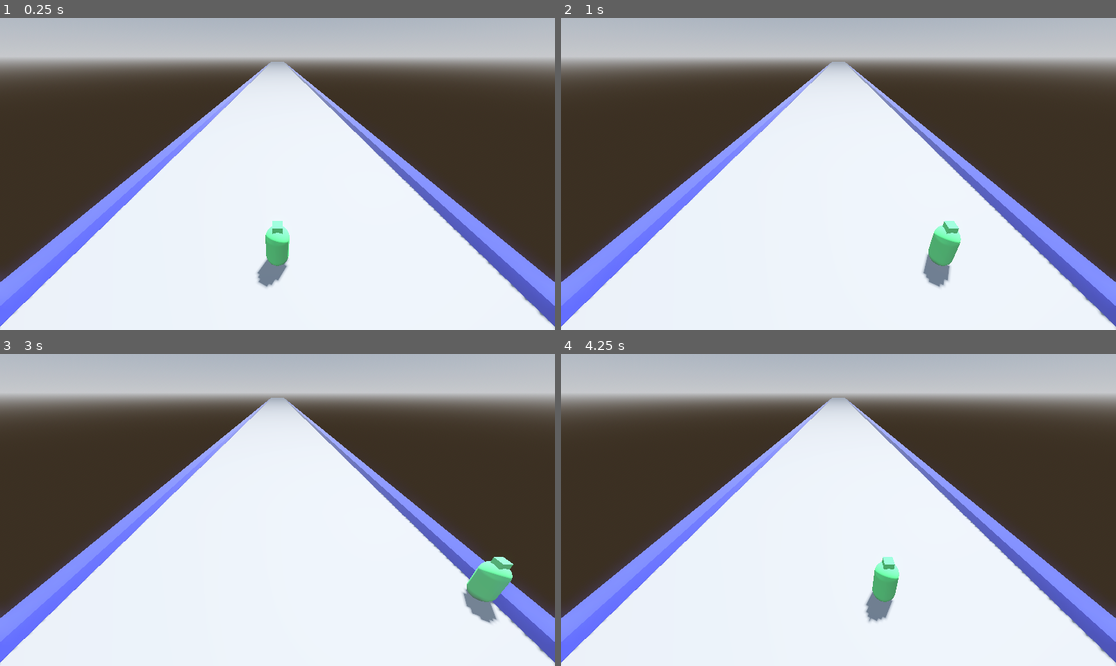
Above: before the commit, frames 1-4 (two rows, left to right).
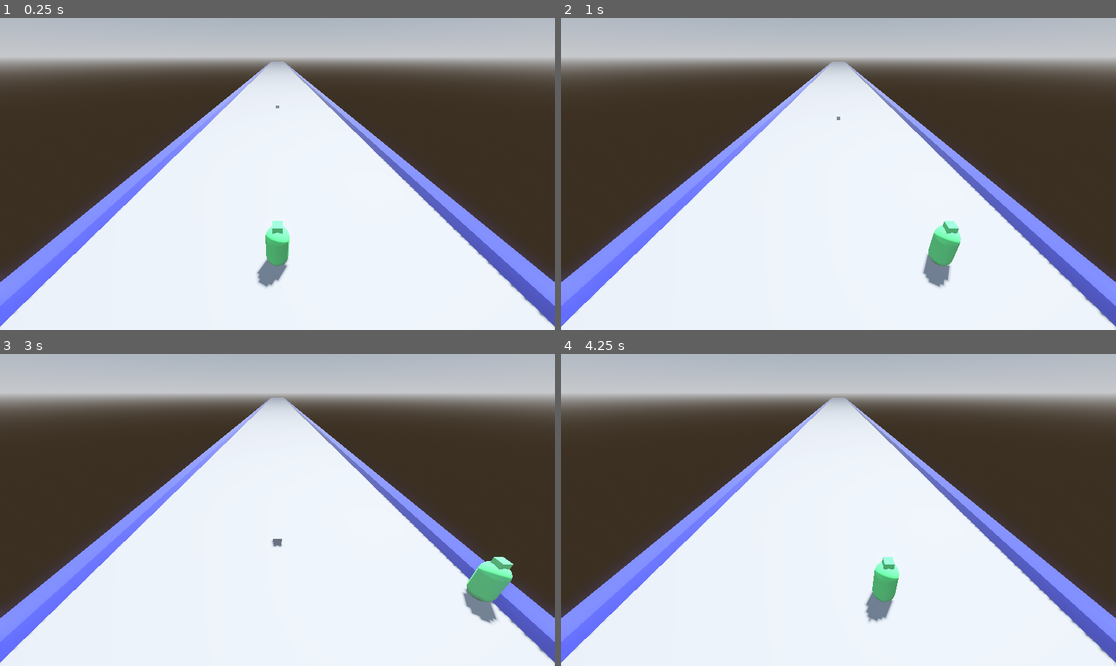
Above: after the commit, the same moments.

Repository: Zokerus/Evade_the_Cube
Game: Godot game, scene res://Level.tscn
The game is run twice, just before and just after one commit, with the same random seed, the same clock (stepped at 60 frames per second) and the same inputs.
Inputs:
- Up to frame 1 (0.25 s): no input
- Up to frame 2 (1 s): tap Enter at 0.5 s; hold Right (Right) from 0.53 s (still down)
- Up to frame 3 (3 s): release Right (Right) at 1.28 s; hold Down (ui_down) 1.28-2.03 s; tap Space at 2 s; hold Right (Right) 2.03-2.78 s; tap Enter at 2.75 s; hold Up (ui_up) from 2.78 s (still down)
- Up to frame 4 (4.25 s): release Up (ui_up) at 3.53 s; hold Left (Left) from 3.53 s (still down)

The runs differ from the first frame. In frame 1, less than 0.1% of the frame differs, in the area x 49-51%, y 28-29%; in frame 2, less than 0.1%; in frame 3, less than 0.1%, in the area x 48-51%, y 59-62%; in frame 4, nothing differs.

Commit message:
add box script

Diff:
--- /dev/null
+++ b/Box.gd
@@ -0,0 +1,17 @@
+extends CharacterBody3D
+
+const SPEED = 5.0
+
+func _physics_process(delta):
+	# Get the input direction and handle the movement/deceleration.
+	# As good practice, you should replace UI actions with custom gameplay actions.
+	var direction = (transform.basis * Vector3(0, 0, 1)).normalized()
+	if direction:
+		velocity.x = direction.x * SPEED
+		velocity.z = direction.z * SPEED
+	else:
+		velocity.x = move_toward(velocity.x, 0, SPEED)
+		velocity.z = move_toward(velocity.z, 0, SPEED)
+
+	if move_and_slide():
+		print("player collision")
--- a/Box.tscn
+++ b/Box.tscn
@@ -1,12 +1,15 @@
-[gd_scene load_steps=3 format=3 uid="uid://d0b4v7cwf7rsx"]
+[gd_scene load_steps=4 format=3 uid="uid://d0b4v7cwf7rsx"]
+
+[ext_resource type="Script" path="res://Box.gd" id="1_bputv"]
 
 [sub_resource type="BoxMesh" id="BoxMesh_lnqa8"]
 
 [sub_resource type="BoxShape3D" id="BoxShape3D_juk8f"]
 
-[node name="StaticBody3D" type="StaticBody3D"]
+[node name="Box" type="CharacterBody3D"]
 transform = Transform3D(0.5, 0, 0, 0, 0.5, 0, 0, 0, 0.5, 0, 0, 0)
 collision_layer = 0
+script = ExtResource("1_bputv")
 
 [node name="MeshInstance3D" type="MeshInstance3D" parent="."]
 mesh = SubResource("BoxMesh_lnqa8")
--- a/Level.tscn
+++ b/Level.tscn
@@ -1,6 +1,7 @@
-[gd_scene load_steps=9 format=3 uid="uid://d71ndduxia15"]
+[gd_scene load_steps=10 format=3 uid="uid://d71ndduxia15"]
 
 [ext_resource type="PackedScene" uid="uid://b6iiotyfqy8m0" path="res://Player.tscn" id="1_g5yho"]
+[ext_resource type="PackedScene" uid="uid://d0b4v7cwf7rsx" path="res://Box.tscn" id="2_8qo4n"]
 
 [sub_resource type="ProceduralSkyMaterial" id="ProceduralSkyMaterial_qmn0j"]
 sky_horizon_color = Color(0.64625, 0.65575, 0.67075, 1)
@@ -67,3 +68,6 @@
 
 [node name="Player" parent="." instance=ExtResource("1_g5yho")]
 transform = Transform3D(0.5, 0, 0, 0, 0.5, 0, 0, 0, 0.5, 0, 0.5, -3)
+
+[node name="Box" parent="." instance=ExtResource("2_8qo4n")]
+transform = Transform3D(0.25, 0, 0, 0, 0.25, 0, 0, 0, 0.25, 0, 0.125, -19.9253)
